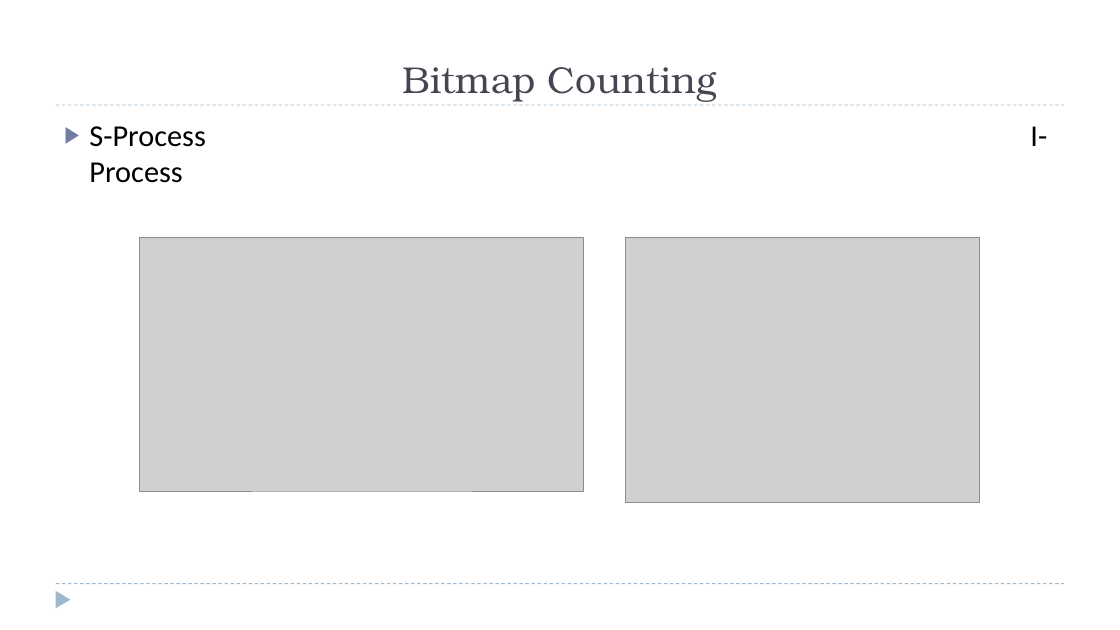
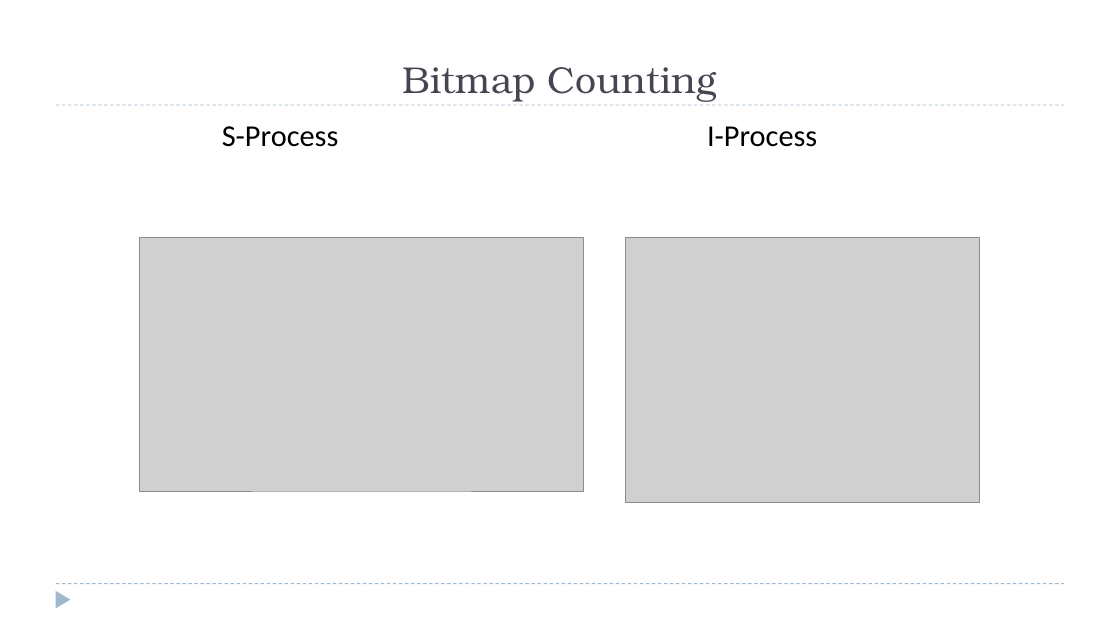
Before and after one commit to zixiaojindao/time-series-survey, a slide deck: slide 40 of slide/tsdm.pptx (slide 37 before the commit). Drawn at 1120x630 pixels with LibreOffice and Linux fonts; fonts in the diff are those of the drawing; grey boxes stand for pictures. Boxes give left, top, right and bottom in pixels: in the first picture for what was removed or moved away, otherwise in the second. Text is boxed around its words. In the diff, an @@ line names an element or a change of style, - is before the commit and + after.

```diff
--- a/slide/tsdm.pptx
+++ b/slide/tsdm.pptx
@@ text "S-Process I-Process" at (222,126,817,147): bullet ▶ to none @@
```
Also in this commit, not shown: 2 other slides changed, 5 slides added, 1 slide removed.
